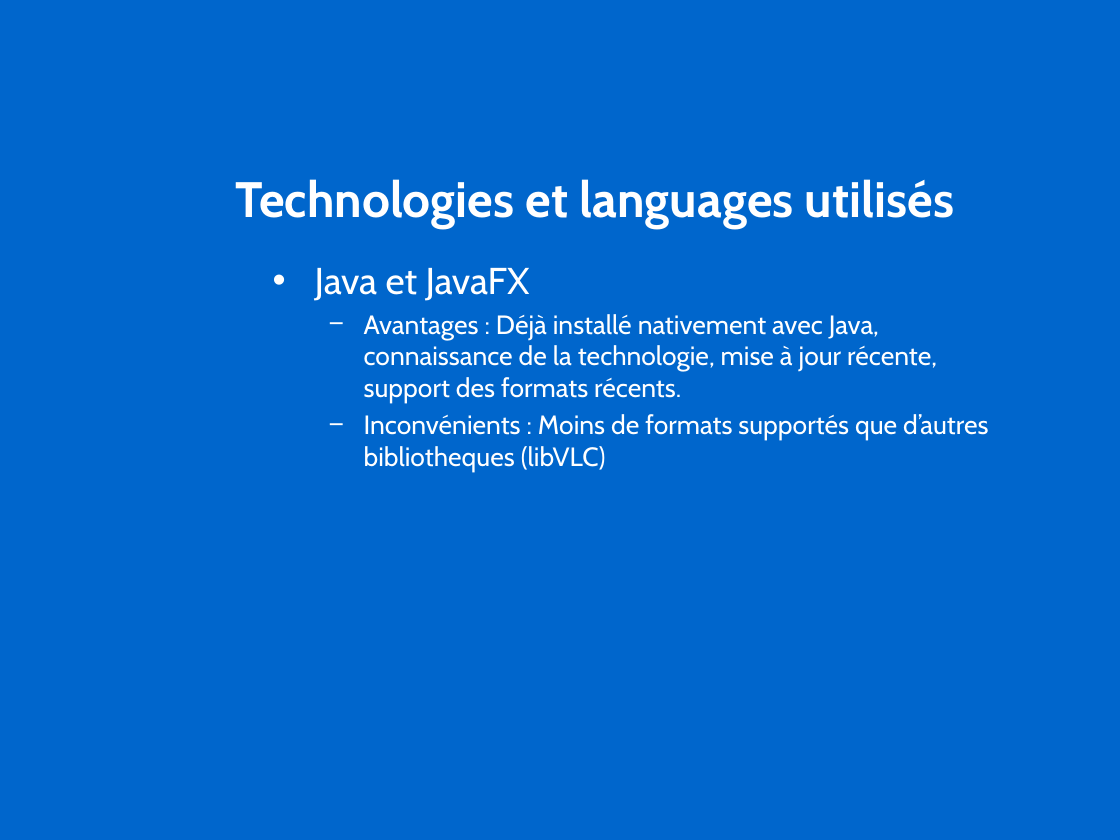
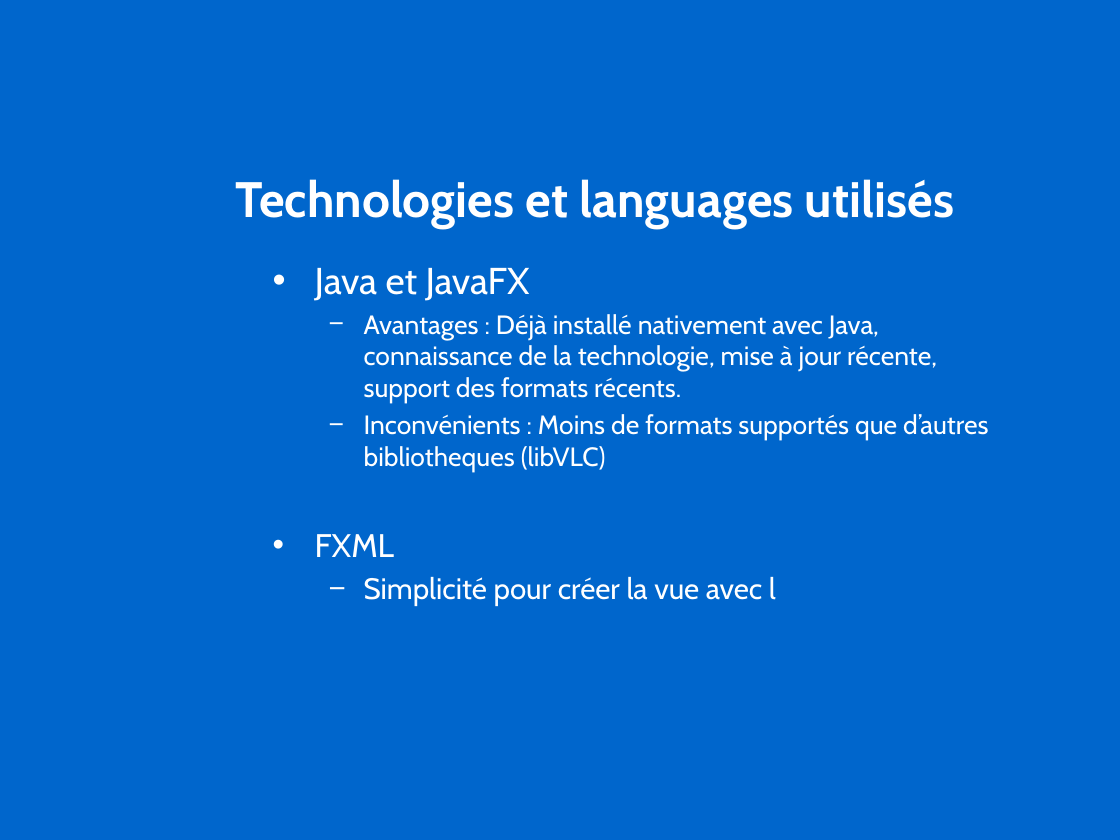
Before and after one commit to antoineNourZaf/PRO--OMP, a slide deck: slide 5 of Projet OMP.pptx (slide 4 before the commit). Drawn at 1120x840 pixels with LibreOffice and Linux fonts; fonts in the diff are those of the drawing; background and template pictures are left out. Boxes give left, top, right and bottom in pixels: in the first picture for what was removed or moved away, otherwise in the second. Text is boxed around its words. In the diff, an @@ line names an element or a change of style, - is before the commit and + after.

```diff
--- a/Projet OMP.pptx
+++ b/Projet OMP.pptx
@@ text at <box>315,534,776,606</box>: paragraphs added @@
+• FXML
+  − Simplicité pour créer la vue avec l
```
Also in this commit, not shown: 1 other slide changed, 1 slide added, 1 slide removed.
